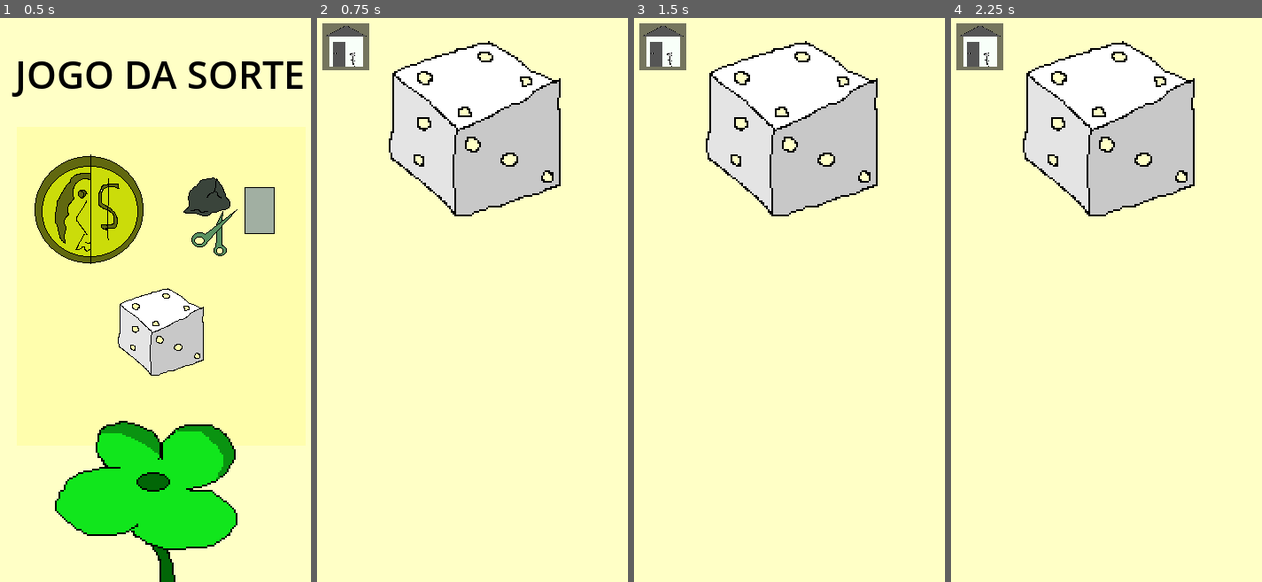
Above: before the commit, frames 1-4 (left to right).
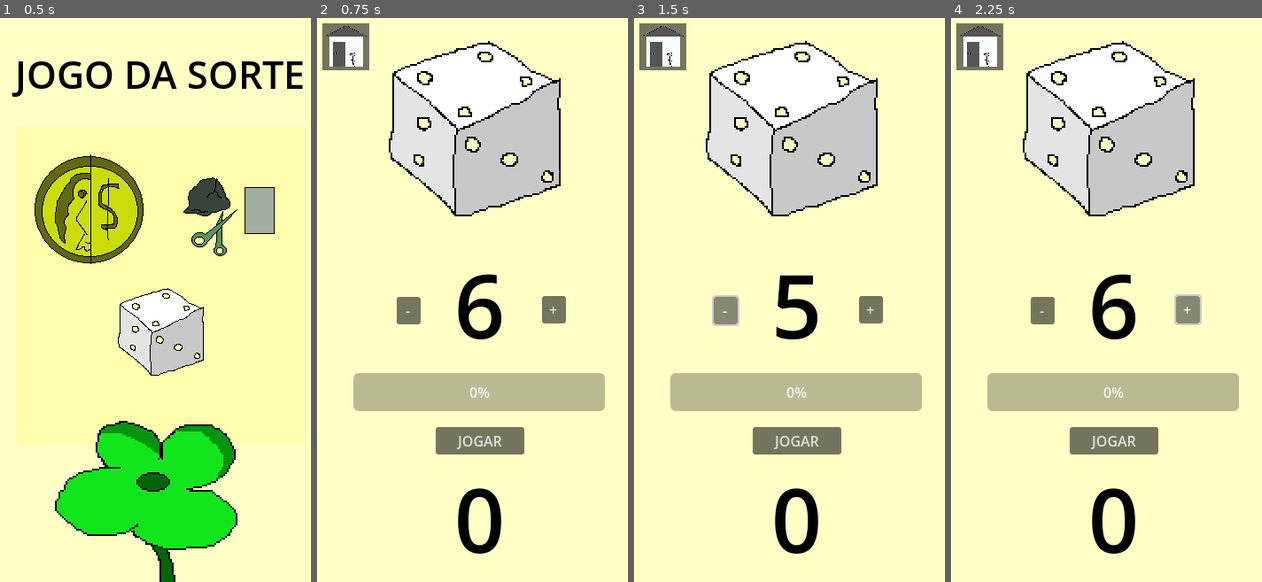
Above: after the commit, the same moments.

Repository: GabrieldotMasterson/jogos-de-sorte-godot
Game: Godot game, scene res://scenes/menu.tscn
Two runs of this game, one before a commit and one after it. Both use one fixed random seed, a clock stepped at 60 frames per second and the inputs below.
Inputs (mouse positions are in pixels of both pictures, inside the frame that each line leads up to):
- Up to frame 1 (0.5 s): no input
- Up to frame 2 (0.75 s): click (484, 339) at 0.5 s
- Up to frame 3 (1.5 s): click (724, 311) at 1.25 s, where only the run after the commit has a clickable "-"
- Up to frame 4 (2.25 s): click (1187, 311) at 2 s, where only the run after the commit has a clickable "+"

Frame 1 is identical in both runs. In frame 2, 9.3% of the frame differs, in the area x 11-93%, y 45-95%; in frame 3, 9.3%; in frame 4, 9.4%.

Commit message:
projeto_finalizado

Diff:
--- a/scenes/tela_dado.tscn
+++ b/scenes/tela_dado.tscn
@@ -1,9 +1,16 @@
-[gd_scene load_steps=3 format=3 uid="uid://bbvcqwjudehky"]
+[gd_scene load_steps=6 format=3 uid="uid://bbvcqwjudehky"]
 
 [ext_resource type="Texture2D" uid="uid://cwwg3n7dqwfm" path="res://arts/dado00.png" id="1_oh1sp"]
+[ext_resource type="Script" path="res://scripts/tela_dado.gd" id="1_upc3a"]
 [ext_resource type="PackedScene" uid="uid://bo7seyicm2y87" path="res://scenes/button_casa.tscn" id="2_glv02"]
+[ext_resource type="PackedScene" uid="uid://dwtyd66bwvxxe" path="res://scenes/progress_bar.tscn" id="4_yc0n6"]
+
+[sub_resource type="LabelSettings" id="LabelSettings_sv7vc"]
+font_size = 100
+font_color = Color(0, 0, 0, 1)
 
 [node name="TELA_DADO" type="Node2D"]
+script = ExtResource("1_upc3a")
 
 [node name="ColorRect" type="ColorRect" parent="."]
 offset_right = 368.0
@@ -19,3 +26,54 @@
 offset_top = 9.00003
 offset_right = 270.0
 offset_bottom = 273.0
+
+[node name="Label" type="Label" parent="."]
+offset_left = 120.0
+offset_top = 258.0
+offset_right = 247.0
+offset_bottom = 395.0
+text = "0"
+label_settings = SubResource("LabelSettings_sv7vc")
+horizontal_alignment = 1
+
+[node name="Label_resultado" type="Label" parent="."]
+offset_left = 120.0
+offset_top = 500.0
+offset_right = 247.0
+offset_bottom = 637.0
+text = "0"
+label_settings = SubResource("LabelSettings_sv7vc")
+horizontal_alignment = 1
+
+[node name="ProgressBar" parent="." instance=ExtResource("4_yc0n6")]
+offset_left = 41.0
+offset_top = 404.0
+offset_right = 325.0
+offset_bottom = 447.0
+
+[node name="jogar_bot" type="Button" parent="."]
+offset_left = 134.0
+offset_top = 465.0
+offset_right = 234.0
+offset_bottom = 496.0
+text = "JOGAR
+"
+
+[node name="menos_bot" type="Button" parent="."]
+offset_left = 90.0
+offset_top = 318.0
+offset_right = 117.0
+offset_bottom = 349.0
+text = "-
+"
+
+[node name="mais_bot" type="Button" parent="."]
+offset_left = 254.0
+offset_top = 317.0
+offset_right = 281.0
+offset_bottom = 348.0
+text = "+"
+
+[connection signal="pressed" from="jogar_bot" to="." method="_on_jogar_bot_pressed"]
+[connection signal="pressed" from="menos_bot" to="." method="_on_menos_bot_pressed"]
+[connection signal="pressed" from="mais_bot" to="." method="_on_mais_bot_pressed"]
--- a/scenes/tela_papel.tscn
+++ b/scenes/tela_papel.tscn
@@ -4,7 +4,7 @@
 [ext_resource type="PackedScene" uid="uid://bo7seyicm2y87" path="res://scenes/button_casa.tscn" id="1_v8bck"]
 [ext_resource type="Texture2D" uid="uid://b7nploduu3bap" path="res://arts/jokenpo00.png" id="2_8l8cd"]
 [ext_resource type="PackedScene" uid="uid://dwtyd66bwvxxe" path="res://scenes/progress_bar.tscn" id="4_ypc5p"]
-[ext_resource type="Texture2D" uid="uid://cwwg3n7dqwfm" path="res://arts/dado00.png" id="5_ou7x5"]
+[ext_resource type="Texture2D" uid="uid://djag5o3jkma8y" path="res://arts/IMGmao.jpg" id="5_hidl8"]
 
 [sub_resource type="Theme" id="Theme_ajts3"]
 
@@ -55,6 +55,8 @@
 horizontal_alignment = 1
 
 [node name="Sprite2D" type="Sprite2D" parent="."]
-position = Vector2(184, 548)
-scale = Vector2(0.8, 0.8)
-texture = ExtResource("5_ou7x5")
+position = Vector2(185.5, 549.5)
+scale = Vector2(2.51563, 2.51563)
+texture = ExtResource("5_hidl8")
+
+[connection signal="pressed" from="Button_jogar" to="." method="_on_button_jogar_pressed"]
--- /dev/null
+++ b/scripts/tela_dado.gd
@@ -0,0 +1,32 @@
+extends Node2D
+
+var lados_n = 6
+
+# Called when the node enters the scene tree for the first time.
+func _ready() -> void:
+	$Label.text = str(lados_n)
+	pass # Replace with function body.
+
+
+# Called every frame. 'delta' is the elapsed time since the previous frame.
+func _process(delta: float) -> void:
+	if $ProgressBar.pronto:
+		var sorte = randi_range(1, lados_n)
+		$Label_resultado.text = str(sorte)
+		$ProgressBar.pronto = false
+
+
+func _on_menos_bot_pressed() -> void:
+	if lados_n >= 3:
+		lados_n -= 1
+	$Label.text = str(lados_n)
+
+func _on_mais_bot_pressed() -> void:
+	if lados_n < 99:
+		lados_n += 1
+	$Label.text = str(lados_n)
+
+
+func _on_jogar_bot_pressed() -> void:
+	$ProgressBar.ligar = true
+	$Label_resultado.text = "..."
--- a/scripts/tela_papel.gd
+++ b/scripts/tela_papel.gd
@@ -1,20 +1,25 @@
 extends Node2D
 
-var tesoura = preload("res://arts/dado00.png")
-var pedra = preload("res://arts/jokenpo00.png")
-var papel = preload("res://arts/moeda00.png")
+const moes_img = preload("res://arts/IMGmao.jpg")
+const tesoura_img = preload("res://arts/tesoura.jpg")
+const pedra_img = preload("res://arts/pedra.jpg")
+const papel_img = preload("res://arts/papel.jpg")
 
 func _on_button_jogar_pressed() -> void:
 	$ProgressBar.ligar = true
+	$Sprite2D.texture = moes_img
 	$Label_resultado.text = "....carregando.."
 
 func _process(delta: float) -> void:
 	if $ProgressBar.pronto:
 		var sorte = randi_range(1,3)
 		if sorte == 1:
+			$Sprite2D.texture = papel_img
 			$Label_resultado.text = "--PAPEL--"
 		elif sorte == 2:
+			$Sprite2D.texture = tesoura_img
 			$Label_resultado.text = "--TESOURA--"
 		else:
+			$Sprite2D.texture = pedra_img
 			$Label_resultado.text = "--PEDRA--"
 		$ProgressBar.pronto = false
Binary file added: arts/IMGmao.jpg
Not shown, added: arts/IMGmao.jpg.import
Binary file added: arts/papel.jpg
Not shown, added: arts/papel.jpg.import
Binary file added: arts/pedra.jpg
Not shown, added: arts/pedra.jpg.import
Binary file added: arts/tesoura.jpg
Not shown, added: arts/tesoura.jpg.import
